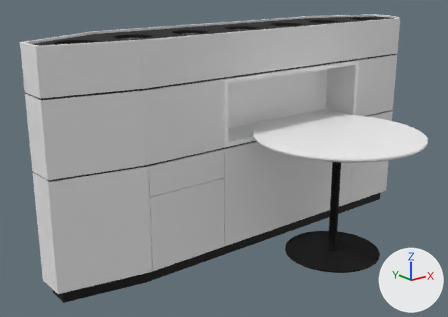
The glTF model assets/NAB/J03_Semi_Discrete.glb: old version first, new version second.
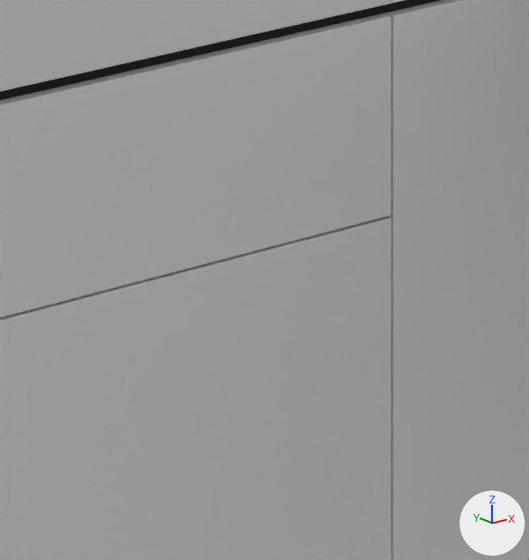
Each version is shown whole from a camera (50 mm lens) standing at (0.48, 0.72, 1.619) and looking at (2.552, 3.309, 0.583), then close up on the part from 38% to 54% of the width and 46% to 71% of the height. The axes (+X, +Y, +Z) are drawn at lower right. The lights are the same throughout. Where no turn or scale is listed for an object, it has been applied to the vertices. Vertices at the same position are counted once.
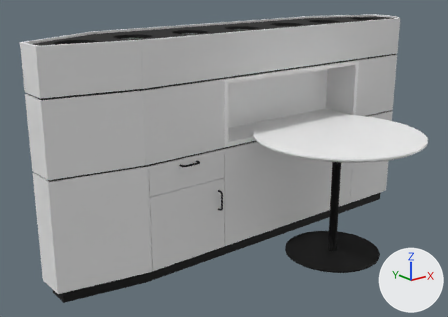
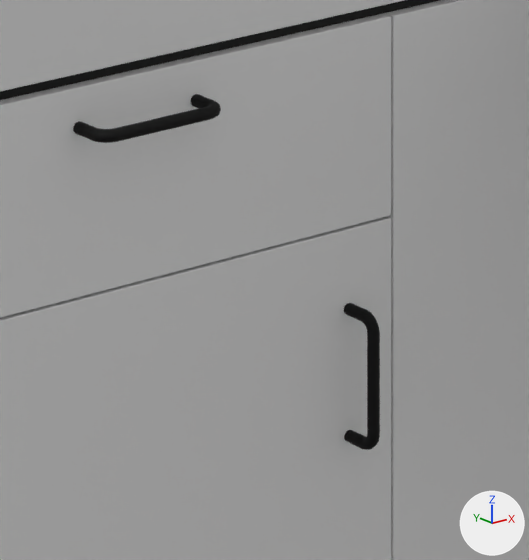
The newer file is also turned or shifted as a whole; pictures and numbers use the older file's frame.

Where the change shows, as pixel boxes (x1, y1, x2, y2) in the close-ups (529 x 560 px):
part 1 of me_mesh_0, added (black)
    after: (73, 94, 221, 143)
part 2 of me_mesh_0, added (black)
    after: (344, 303, 380, 450)

What the commit changed:
me_mesh_0 is used by ob_cylinder050; location (3.0627, 2.9308, 0.0).
me_mesh_0 had 6516 vertices, 13012 faces and spanned x -1.52..1.07, y -0.48..0.83, z 0.0..1.28.
me_mesh_0 now has 7356 vertices, 14652 faces and spans x -1.52..1.07, y -0.48..0.83, z 0.0..1.28.
me_mesh_0 part 1: a new loose piece of 420 vertices spanning x -0.85..-0.73, y 0.29..0.33, z 0.62..0.63, in mat_material__51 (black #000000).
me_mesh_0 part 2: a new loose piece of 420 vertices spanning x -0.6..-0.59, y 0.29..0.33, z 0.31..0.43, in mat_material__51 (black #000000).
